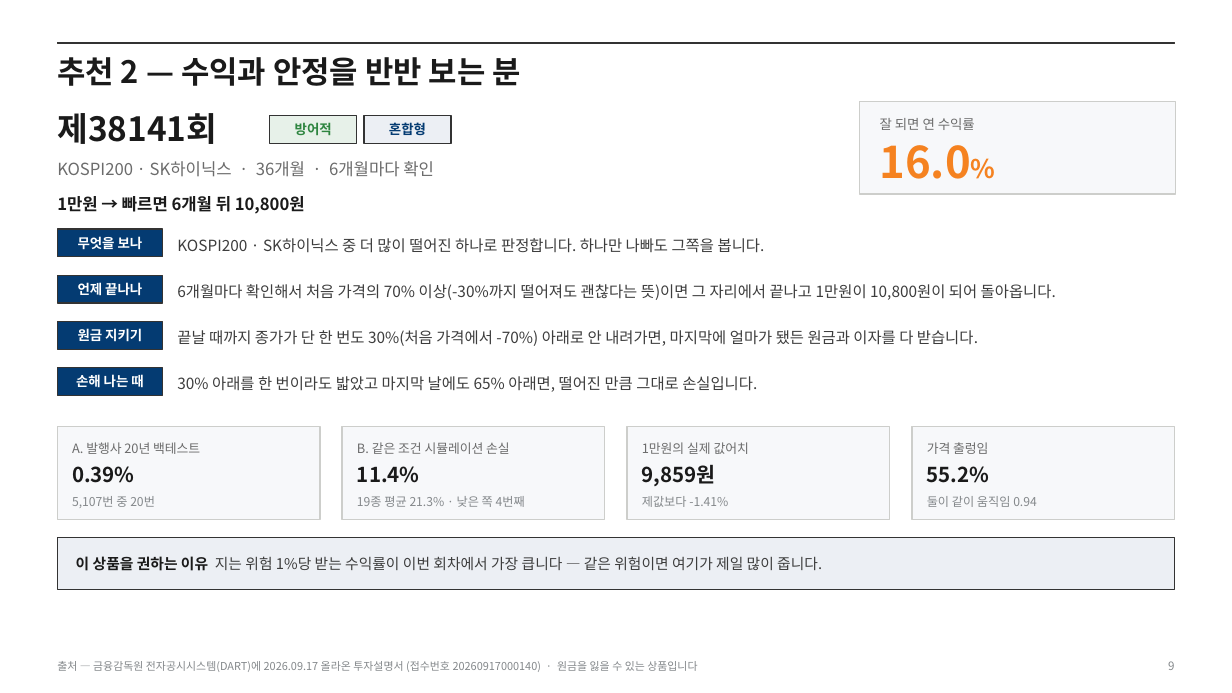
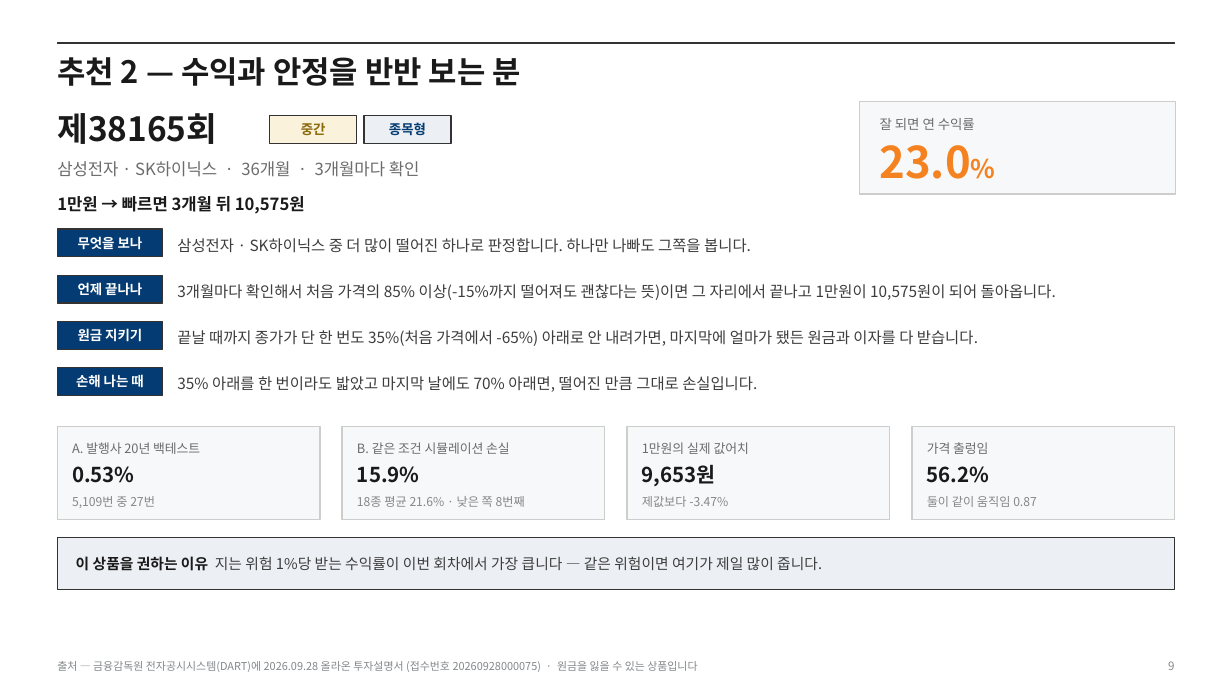
Before and after one commit to hanaroline/work_1, a slide deck: slide 9 of els-analysis-deck.pptx. Drawn at 1232x693 pixels with LibreOffice and Linux fonts; fonts in the diff are those of the drawing. Boxes give left, top, right and bottom in pixels: in the first picture for what was removed or moved away, otherwise in the second. Text is boxed around its words. In the diff, an @@ line names an element or a change of style, - is before the commit and + after.

```diff
--- a/els-analysis-deck.pptx
+++ b/els-analysis-deck.pptx
@@ text at [57,113,217,144]: text changed @@
-제38141회
+제38165회
@@ rectangle at [270,116,357,143]: fill #E7F1E9 to #FBF2DC @@
@@ text at [301,122,326,135]: text changed; text colour #2E8540 to #8A6A0B @@
-방어적
+중간
@@ text at [389,122,426,135]: text changed @@
-혼합형
+종목형
@@ text at [880,145,971,179]: text changed @@
-16.0%
+23.0%
@@ text at [57,161,420,177]: text changed @@
-KOSPI200 · SK하이닉스 · 36개월 · 6개월마다 확인
+삼성전자 · SK하이닉스 · 36개월 · 3개월마다 확인
@@ text at [57,196,305,214]: text changed @@
-1만원 → 빠르면 6개월 뒤 10,800원
+1만원 → 빠르면 3개월 뒤 10,575원
@@ text at [177,238,751,253]: text changed @@
-KOSPI200 · SK하이닉스 중 더 많이 떨어진 하나로 판정합니다. 하나만 나빠도 그쪽을 봅니다.
+삼성전자 · SK하이닉스 중 더 많이 떨어진 하나로 판정합니다. 하나만 나빠도 그쪽을 봅니다.
@@ text at [177,284,1056,300]: text changed @@
-6개월마다 확인해서 처음 가격의 70% 이상(-30%까지 떨어져도 괜찮다는 뜻)이면 그 자리에서 끝나고 1만원이 10,800원이 되어 돌아옵니다.
+3개월마다 확인해서 처음 가격의 85% 이상(-15%까지 떨어져도 괜찮다는 뜻)이면 그 자리에서 끝나고 1만원이 10,575원이 되어 돌아옵니다.
@@ text at [177,330,978,346]: text changed @@
-끝날 때까지 종가가 단 한 번도 30%(처음 가격에서 -70%) 아래로 안 내려가면, 마지막에 얼마가 됐든 원금과 이자를 다 받습니다.
+끝날 때까지 종가가 단 한 번도 35%(처음 가격에서 -65%) 아래로 안 내려가면, 마지막에 얼마가 됐든 원금과 이자를 다 받습니다.
@@ text at [177,376,757,392]: text changed @@
-30% 아래를 한 번이라도 밟았고 마지막 날에도 65% 아래면, 떨어진 만큼 그대로 손실입니다.
+35% 아래를 한 번이라도 밟았고 마지막 날에도 70% 아래면, 떨어진 만큼 그대로 손실입니다.
@@ text at [72,466,135,483]: text changed @@
-0.39%
+0.53%
@@ text at [357,466,420,483]: text changed @@
-11.4%
+15.9%
@@ text at [642,464,716,486]: text changed @@
-9,859원
+9,653원
@@ text at [927,466,990,483]: text changed @@
-55.2%
+56.2%
@@ text at [72,496,155,508]: text changed @@
-5,107번 중 20번
+5,109번 중 27번
@@ text at [357,496,525,507]: text changed @@
-19종 평균 21.3% · 낮은 쪽 4번째
+18종 평균 21.6% · 낮은 쪽 8번째
@@ text at [642,496,728,507]: text changed @@
-제값보다 -1.41%
+제값보다 -3.47%
@@ text at [927,496,1037,507]: text changed @@
-둘이 같이 움직임 0.94
+둘이 같이 움직임 0.87
@@ text at [57,661,697,672]: text changed @@
-출처 — 금융감독원 전자공시시스템(DART)에 2026.09.17 올라온 투자설명서 (접수번호 20260917000140) · 원금을 잃을 수 있는 상품입니다
+출처 — 금융감독원 전자공시시스템(DART)에 2026.09.28 올라온 투자설명서 (접수번호 20260928000075) · 원금을 잃을 수 있는 상품입니다
```
Also in this commit, not shown: 14 other slides changed, 13 other files.
